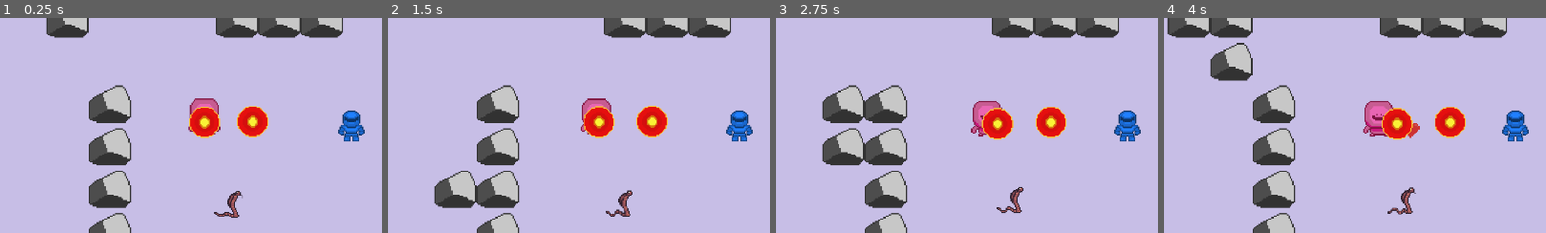
Above: before the commit, frames 1-4 (left to right).
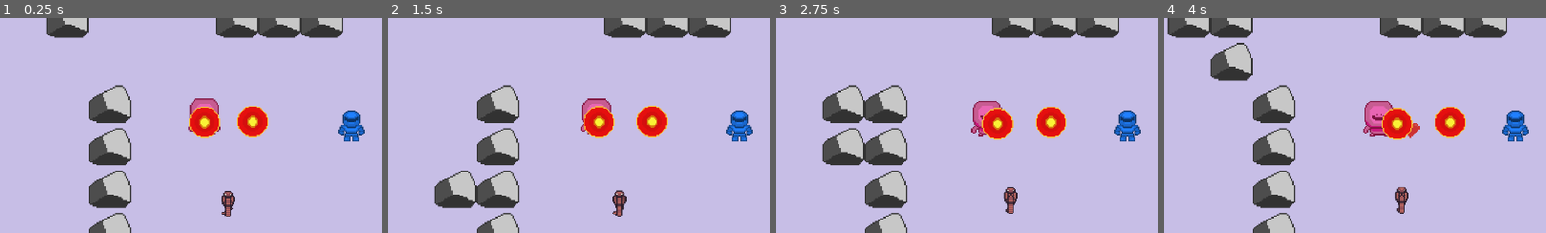
Above: after the commit, the same moments.

Repository: FREQ-E/Hanno
Game: Godot game, scene res://levels/test/test.tscn
The game is run twice, just before and just after one commit, with the same random seed, the same clock (stepped at 60 frames per second) and the same inputs. Sound files missing from this copy of the repository are replaced by a short silence.
Inputs:
- Up to frame 1 (0.25 s): no input
- Up to frame 2 (1.5 s): hold Right (fire_right) 0.53-1.28 s; hold Space (sprint) 0.53-1.28 s; hold Down (fire_down) from 1.28 s (still down); tap Space (sprint) at 1.35 s
- Up to frame 3 (2.75 s): release Down (fire_down) at 2.03 s; hold Right (fire_right) from 2.03 s (still down); hold Space (sprint) from 2.03 s (still down)
- Up to frame 4 (4 s): release Right (fire_right) at 2.78 s; release Space (sprint) at 2.78 s; hold Up (fire_up) 2.78-3.53 s; tap Space (sprint) at 2.85 s; hold Left (fire_left) from 3.53 s (still down); hold Space (sprint) from 3.53 s (still down)
The pictures show only the part of the screen within x 4-54%, y 24-74%; the shares and areas given below are measured in that part.

The runs differ from the first frame. In frame 1, 0.5% of the frame differs, in the area x 56-64%, y 80-93%; in frame 2, 0.5%; in frame 3, 0.5%; in frame 4, 0.5%, in the area x 58-66%, y 78-92%.
Error after the commit: Parse Error: Unknown class: "Damageable" (res://actors/death_handler.gd:1)

Commit message:
Refactored all player code

Diff:
--- a/actors/base_scripts/movement_input_2d.gd
+++ /dev/null
@@ -1,108 +0,0 @@
-# A quick node to allow a character to be controlled by user input
-# Must be a direct child of the Character
-class_name MovementInput2D
-extends Node
-
-
-signal dashed
-signal undashed
-
-export var default_speed := 5.0
-
-export var max_stamina := 5.0
-export var stamina_regen_rate := 0.5
-export var stamina_regen_delay := 1.0
-export var dash_stamina_usage := 1.0
-
-export var fast_speed := 10.0
-export var dash_speed := 20.0					# the speed the character travels during the dash
-export var dash_duration := 0.1					# how long the dash lasts
-export var dash_buffer := 0.2					# the window of time available in which sprint can be pressed and released to trigger the dash
-
-export var basis_node_path: NodePath			# If given, the user input will be transformed to be relative to the node given
-
-var basis_node: Node2D
-var movement_vector: Vector2
-var dashing := false setget set_dashing			# if true, the character will dash until an obstacle is hit (or if triggered through sprint, will self disable after dash_duration)
-var sprinting := false
-
-var _last_sprint_time_msecs: int				# the system time the last time the sprint button was pressed
-var _last_walk_time_msecs: int					# the system time the last time the sprint button was pressed
-
-onready var stamina := max_stamina setget set_stamina
-
-
-func set_stamina(value: float) -> void:
-	if value > max_stamina:
-		stamina = max_stamina
-
-	else:
-		stamina = value
-
-
-func set_dashing(value: bool) -> void:
-	if value != dashing:
-		if value:
-			movement_vector = movement_vector.normalized() * dash_speed
-			emit_signal("dashed")
-
-		else:
-			movement_vector = movement_vector.normalized() * default_speed
-			emit_signal("undashed")
-
-		get_parent().linear_velocity = movement_vector		# hard set the value for sharper velocity changes
-		dashing = value
-
-
-func _ready():
-	if not basis_node_path.is_empty():
-		basis_node = get_node(basis_node_path)
-
-
-func _input(event):
-	if event.is_action_pressed("sprint"):
-		_last_sprint_time_msecs = OS.get_system_time_msecs()
-		if stamina > 0:
-			sprinting = true
-
-	elif event.is_action_released("sprint"):
-		_last_walk_time_msecs = OS.get_system_time_msecs()
-		sprinting = false
-
-		if not dashing and not is_zero_approx(movement_vector.length()) and stamina > dash_stamina_usage and (_last_walk_time_msecs - _last_sprint_time_msecs) / 1000.0 <= dash_buffer:
-			stamina -= dash_stamina_usage
-			set_dashing(true)
-			yield(get_tree().create_timer(dash_duration), "timeout")
-			set_dashing(false)
-
-
-func _process(delta):
-	# the following magic with movement`vector allows finer control with joystick/joypad
-	if dashing:
-		if get_parent().is_on_wall():
-			set_dashing(false)
-
-	else:
-		var x := Input.get_action_strength("move right") - Input.get_action_strength("move left")
-		var y := Input.get_action_strength("move down") - Input.get_action_strength("move up")
-		movement_vector = Vector2(x, y).normalized() * max(abs(x), abs(y))
-
-		if sprinting:
-			movement_vector *= fast_speed
-			stamina -= delta
-
-			if stamina <= 0:
-				stamina = 0
-				sprinting = false
-
-		else:
-			movement_vector *= default_speed
-
-			if stamina < max_stamina and (OS.get_system_time_msecs() - _last_walk_time_msecs) / 1000.0 >= stamina_regen_delay:
-				set_stamina(stamina + stamina_regen_rate * delta)
-
-	if is_instance_valid(basis_node):
-		get_parent().movement_vector = basis_node.global_transform.basis_xform(movement_vector)
-
-	else:
-		get_parent().movement_vector = movement_vector
--- a/actors/base_scripts/sonorous_bullet.gd
+++ b/actors/base_scripts/sonorous_bullet.gd
@@ -10,7 +10,7 @@
 	queue_free()
 
 	if body.is_in_group(target_group):
-		body.get_node('Damageable').health -= damage
+		body.health_component.health -= damage
 
 		var sound_player := AudioStreamPlayer2D.new()
 		sound_player.transform = transform
--- a/actors/character_animator.gd
+++ b/actors/character_animator.gd
@@ -5,18 +5,23 @@
 export var default_movement_speed := 770.0				# The speed the parent has to move at such that the speed_scale is 1. Moving faster would cause the animation speed to speed up, and vice versa
 export var invert_x := false
 
-onready var _last_origin: Vector2 = get_parent().global_transform.origin
+var _first_frame := true
+var _last_origin: Vector2
 
 
-func _process(delta):
-	if is_zero_approx(get_parent().movement_vector.length()):
+func process_animation(delta: float, movement_vector: Vector2, new_origin: Vector2):
+	_first_frame = false
+
+	if is_zero_approx(movement_vector.length()):
 		stop()
 		frame = 1
 
 	elif delta > 0:
-		var angle := global_transform.basis_xform_inv(get_parent().movement_vector).angle()
-		var new_origin: Vector2 = get_parent().global_transform.origin
-		speed_scale = new_origin.distance_to(_last_origin) / delta / default_movement_speed
+		var angle := global_transform.basis_xform_inv(movement_vector).angle()
+
+		if not _first_frame:
+			speed_scale = new_origin.distance_to(_last_origin) / delta / default_movement_speed
+
 		_last_origin = new_origin
 
 		if angle < - PI / 4 and angle > - 3 * PI / 4:
--- a/actors/contact_damage.gd
+++ b/actors/contact_damage.gd
@@ -9,11 +9,11 @@
 var _timer: float
 
 
-func _physics_process(delta):
+func process_contact_damage(delta):
 	if _timer <= 0:
 		for node in get_overlapping_bodies():
 			if node.is_in_group(target_group):
-				node.get_node("Damageable").health -= damage
+				node.health_component.health -= damage
 				_timer = damage_rate
 
 	else:
--- a/actors/crystals/blue_crystal.tscn
+++ b/actors/crystals/blue_crystal.tscn
@@ -7,7 +7,7 @@
 
 
 func _handle_player_entered() -> void:
-		player.get_node(\"MovementInput2D\").stamina += value
+		player.stamina += value
 "
 
 [sub_resource type="RectangleShape2D" id=2]
@@ -38,6 +38,7 @@
 ]]
 collision_mask = 3
 script = SubResource( 1 )
+value = 2
 
 [node name="CollisionShape2D" type="CollisionShape2D" parent="."]
 shape = SubResource( 2 )
@@ -45,5 +46,5 @@
 [node name="AnimatedSprite" type="AnimatedSprite" parent="."]
 scale = Vector2( 3, 3 )
 frames = SubResource( 6 )
-frame = 1
+frame = 2
 playing = true
--- a/actors/crystals/crystal_body.gd
+++ b/actors/crystals/crystal_body.gd
@@ -24,4 +24,4 @@
 
 
 func _handle_player_entered() -> void:
-	player.get_node("CrystalManager").crystals += value
+	player.crystals += value
--- a/actors/crystals/green_crystal.tscn
+++ b/actors/crystals/green_crystal.tscn
@@ -7,7 +7,7 @@
 
 
 func _handle_player_entered() -> void:
-		player.get_node(\"Damageable\").health += value
+		player.health_component.health += value
 "
 
 [sub_resource type="RectangleShape2D" id=2]
--- a/actors/crystals/red_crystal.tscn
+++ b/actors/crystals/red_crystal.tscn
@@ -14,9 +14,8 @@
 		queue_free()
 
 	elif body == player:
-		var player_shooting: PlayerShooting = player.get_node(\"PlayerShooting\")
-		player_shooting.damage = value
-		player_shooting.buff_timer = buff_time
+		player.damage_buff = value
+		player.buff_timer = buff_time
 		queue_free()
 "
 
@@ -48,6 +47,7 @@
 ]]
 collision_mask = 3
 script = SubResource( 1 )
+value = 2
 
 [node name="CollisionShape2D" type="CollisionShape2D" parent="."]
 shape = SubResource( 2 )
@@ -55,5 +55,4 @@
 [node name="AnimatedSprite" type="AnimatedSprite" parent="."]
 scale = Vector2( 3, 3 )
 frames = SubResource( 6 )
-frame = 1
 playing = true
--- a/actors/dynamic_ysort.gd
+++ b/actors/dynamic_ysort.gd
@@ -2,12 +2,5 @@
 extends VisibilityNotifier2D
 
 
-func _ready():
-	set_process(false)
-	# warning-ignore-all:return_value_discarded
-	connect("screen_entered", self, "set_process", [true])
-	connect("screen_exited", self, "set_process", [false])
-
-
-func _process(_delta):
-	get_parent().z_index = int(clamp(get_viewport_transform().xform(get_parent().global_transform.origin).y, 0, INF))
+func get_z_index() -> int:
+	return int(clamp(get_viewport_transform().xform(get_parent().global_transform.origin).y, 0, INF))
--- a/actors/player1/crystal_manager.gd
+++ /dev/null
@@ -1,7 +0,0 @@
-# This node stores the number of crystals picked up (ONLY AS AN INTEGER, CAN BE CHANGED)
-# In the future, this node may also be responsible for building
-class_name CrystalManager
-extends Node
-
-
-export var crystals := 0
--- a/actors/player1/local_spawner.gd
+++ b/actors/player1/local_spawner.gd
@@ -13,10 +13,8 @@
 
 var instances: Array
 
-onready var player_origin: Vector2 = get_parent().global_transform.origin
 
-
-func _ready():
+func initialise_spawning(player_origin: Vector2):
 	var current_scene := get_tree().current_scene
 
 	for _i in range(max_instances):
@@ -40,10 +38,9 @@
 		current_scene.add_child(instance)
 
 
-func _process(_delta):
-	player_origin = get_parent().global_transform.origin
+func process_spawning(player_origin: Vector2):
+	var i := 0
 
-	var i := 0
 	while i < instances.size():
 		var instance: Node2D = instances[i]
 
--- a/actors/player1/player1.tscn
+++ b/actors/player1/player1.tscn
@@ -1,7 +1,5 @@
-[gd_scene load_steps=36 format=2]
-
-[ext_resource path="res://actors/base_scripts/character2d.gd" type="Script" id=1]
-[ext_resource path="res://actors/base_scripts/movement_input_2d.gd" type="Script" id=2]
+[gd_scene load_steps=34 format=2]
+
 [ext_resource path="res://actors/player1/player shooting sound.wav" type="AudioStream" id=3]
 [ext_resource path="res://actors/player1/Side-Sheet.png" type="Texture" id=4]
 [ext_resource path="res://actors/character_animator.gd" type="Script" id=5]
@@ -9,7 +7,6 @@
 [ext_resource path="res://actors/player1/Back-Sheet.png" type="Texture" id=7]
 [ext_resource path="res://actors/ui1/ui1.tscn" type="PackedScene" id=8]
 [ext_resource path="res://actors/player1/player_shooting.gd" type="Script" id=9]
-[ext_resource path="res://actors/player1/crystal_manager.gd" type="Script" id=10]
 [ext_resource path="res://actors/player1/local_spawner.gd" type="Script" id=11]
 [ext_resource path="res://actors/crystals/green_crystal.tscn" type="PackedScene" id=12]
 [ext_resource path="res://actors/crystals/blue_crystal.tscn" type="PackedScene" id=13]
@@ -38,77 +35,210 @@
 shader = SubResource( 1 )
 shader_param/invert = false
 
-[sub_resource type="AtlasTexture" id=3]
+[sub_resource type="GDScript" id=3]
+script/source = "extends Character2D
+
+
+signal dashed
+signal undashed
+
+export var default_speed := 770.0
+
+export var max_stamina := 5.0
+export var stamina_regen_rate := 0.5
+export var stamina_regen_delay := 1.0
+export var dash_stamina_usage := 1.0
+
+export var fast_speed := 1170.0
+export var dash_speed := 2000.0					# the speed the character travels during the dash
+export var dash_duration := 0.1					# how long the dash lasts
+export var dash_buffer := 0.2					# the window of time available in which sprint can be pressed and released to trigger the dash
+
+export var crystals: int
+
+var basis_node: Node2D
+var dashing := false setget set_dashing			# if true, the character will dash until an obstacle is hit (or if triggered through sprint, will self disable after dash_duration)
+var sprinting := false
+var damage_buff := 1.0
+var buff_timer: float
+
+var _last_sprint_time_msecs: int				# the system time the last time the sprint button was pressed
+var _last_walk_time_msecs: int					# the system time the last time the sprint button was pressed
+
+onready var stamina := max_stamina setget set_stamina
+
+onready var animator: CharacterAnimator = $CharacterAnimator
+onready var shooting: Shooter = $Shooter
+onready var health_component: HealthComponent = $HealthComponent
+onready var local_spawner: LocalSpawner = $LocalSpawner
+onready var dynamic_ysort: DynamicYSort = $DynamicYSort
+
+
+func set_stamina(value: float) -> void:
+	if value > max_stamina:
+		stamina = max_stamina
+
+	else:
+		stamina = value
+
+
+func set_dashing(value: bool) -> void:
+	if value != dashing:
+		if value:
+			movement_vector = movement_vector.normalized() * dash_speed
+			emit_signal(\"dashed\")
+
+		else:
+			movement_vector = movement_vector.normalized() * default_speed
+			emit_signal(\"undashed\")
+
+		linear_velocity = movement_vector		# hard set the value for sharper velocity changes
+		dashing = value
+
+
+func _ready():
+	local_spawner.initialise_spawning(global_transform.origin)
+
+
+func _input(event):
+	if event.is_action_pressed(\"sprint\"):
+		_last_sprint_time_msecs = OS.get_system_time_msecs()
+		if stamina > 0:
+			sprinting = true
+
+	elif event.is_action_released(\"sprint\"):
+		_last_walk_time_msecs = OS.get_system_time_msecs()
+		sprinting = false
+
+		if not dashing and not is_zero_approx(movement_vector.length()) and stamina > dash_stamina_usage and (_last_walk_time_msecs - _last_sprint_time_msecs) / 1000.0 <= dash_buffer:
+			stamina -= dash_stamina_usage
+			set_dashing(true)
+			yield(get_tree().create_timer(dash_duration), \"timeout\")
+			set_dashing(false)
+
+
+func _process(delta):
+	# the following magic with movement`vector allows finer control with joystick/joypad
+	if dashing:
+		if is_on_wall():
+			set_dashing(false)
+
+	else:
+		var x := Input.get_action_strength(\"move right\") - Input.get_action_strength(\"move left\")
+		var y := Input.get_action_strength(\"move down\") - Input.get_action_strength(\"move up\")
+		movement_vector = Vector2(x, y).normalized() * max(abs(x), abs(y))
+
+		if sprinting:
+			movement_vector *= fast_speed
+			stamina -= delta
+
+			if stamina <= 0:
+				stamina = 0
+				sprinting = false
+
+		else:
+			movement_vector *= default_speed
+
+			if stamina < max_stamina and (OS.get_system_time_msecs() - _last_walk_time_msecs) / 1000.0 >= stamina_regen_delay:
+				set_stamina(stamina + stamina_regen_rate * delta)
+
+	var current_origin := global_transform.origin
+	animator.process_animation(delta, movement_vector, current_origin)
+
+	if shooting.can_fire:
+		if Input.is_action_pressed(\"fire_up\"):
+			shooting.shoot(Vector2.UP, damage_buff)
+
+		elif Input.is_action_pressed(\"fire_left\"):
+			shooting.shoot(Vector2.LEFT, damage_buff)
+
+		elif Input.is_action_pressed(\"fire_down\"):
+			shooting.shoot(Vector2.DOWN, damage_buff)
+
+		elif Input.is_action_pressed(\"fire_right\"):
+			shooting.shoot(Vector2.RIGHT, damage_buff)
+
+	local_spawner.process_spawning(current_origin)
+	z_index = dynamic_ysort.get_z_index()
+
+	if buff_timer > 0:
+		buff_timer -= delta
+
+	else:
+		damage_buff = 1.0
+"
+
+[sub_resource type="AtlasTexture" id=4]
 atlas = ExtResource( 4 )
 region = Rect2( 0, 0, 32, 32 )
 
-[sub_resource type="AtlasTexture" id=4]
+[sub_resource type="AtlasTexture" id=5]
 atlas = ExtResource( 4 )
 region = Rect2( 32, 0, 32, 32 )
 
-[sub_resource type="AtlasTexture" id=5]
+[sub_resource type="AtlasTexture" id=6]
 atlas = ExtResource( 4 )
 region = Rect2( 64, 0, 32, 32 )
 
-[sub_resource type="AtlasTexture" id=6]
+[sub_resource type="AtlasTexture" id=7]
 atlas = ExtResource( 4 )
 region = Rect2( 96, 0, 32, 32 )
 
-[sub_resource type="AtlasTexture" id=7]
+[sub_resource type="AtlasTexture" id=8]
+atlas = ExtResource( 7 )
+region = Rect2( 0, 0, 32, 32 )
+
+[sub_resource type="AtlasTexture" id=9]
+atlas = ExtResource( 7 )
+region = Rect2( 32, 0, 32, 32 )
+
+[sub_resource type="AtlasTexture" id=10]
+atlas = ExtResource( 7 )
+region = Rect2( 64, 0, 32, 32 )
+
+[sub_resource type="AtlasTexture" id=11]
+atlas = ExtResource( 7 )
+region = Rect2( 96, 0, 32, 32 )
+
+[sub_resource type="AtlasTexture" id=12]
 atlas = ExtResource( 6 )
 region = Rect2( 0, 0, 32, 32 )
 
-[sub_resource type="AtlasTexture" id=8]
+[sub_resource type="AtlasTexture" id=13]
 atlas = ExtResource( 6 )
 region = Rect2( 32, 0, 32, 32 )
 
-[sub_resource type="AtlasTexture" id=9]
+[sub_resource type="AtlasTexture" id=14]
 atlas = ExtResource( 6 )
 region = Rect2( 64, 0, 32, 32 )
 
-[sub_resource type="AtlasTexture" id=10]
+[sub_resource type="AtlasTexture" id=15]
 atlas = ExtResource( 6 )
 region = Rect2( 96, 0, 32, 32 )
 
-[sub_resource type="AtlasTexture" id=11]
-atlas = ExtResource( 7 )
-region = Rect2( 0, 0, 32, 32 )
-
-[sub_resource type="AtlasTexture" id=12]
-atlas = ExtResource( 7 )
-region = Rect2( 32, 0, 32, 32 )
-
-[sub_resource type="AtlasTexture" id=13]
-atlas = ExtResource( 7 )
-region = Rect2( 64, 0, 32, 32 )
-
-[sub_resource type="AtlasTexture" id=14]
-atlas = ExtResource( 7 )
-region = Rect2( 96, 0, 32, 32 )
-
-[sub_resource type="SpriteFrames" id=15]
+[sub_resource type="SpriteFrames" id=16]
 animations = [ {
-"frames": [ SubResource( 3 ), SubResource( 4 ), SubResource( 5 ), SubResource( 6 ) ],
+"frames": [ SubResource( 4 ), SubResource( 5 ), SubResource( 6 ), SubResource( 7 ) ],
 "loop": true,
 "name": "walk_side",
 "speed": 10.0
 }, {
-"frames": [ SubResource( 7 ), SubResource( 8 ), SubResource( 9 ), SubResource( 10 ) ],
+"frames": [ SubResource( 8 ), SubResource( 9 ), SubResource( 10 ), SubResource( 11 ) ],
+"loop": true,
+"name": "walk_up",
+"speed": 10.0
+}, {
+"frames": [ SubResource( 12 ), SubResource( 13 ), SubResource( 14 ), SubResource( 15 ) ],
 "loop": true,
 "name": "walk_down",
 "speed": 10.0
-}, {
-"frames": [ SubResource( 11 ), SubResource( 12 ), SubResource( 13 ), SubResource( 14 ) ],
-"loop": true,
-"name": "walk_up",
-"speed": 10.0
 } ]
 
-[sub_resource type="CircleShape2D" id=16]
+[sub_resource type="CircleShape2D" id=17]
 radius = 32.9877
 
-[sub_resource type="GDScript" id=17]
-script/source = "extends Damageable
+[sub_resource type="GDScript" id=18]
+script/source = "extends HealthComponent
 
 
 func _ready():
@@ -131,36 +261,30 @@
 ]]
 material = SubResource( 2 )
 collision_layer = 2
-script = ExtResource( 1 )
+script = SubResource( 3 )
 
 [node name="CharacterAnimator" type="AnimatedSprite" parent="."]
 use_parent_material = true
 position = Vector2( 0, -15.801 )
 scale = Vector2( 3, 3 )
-frames = SubResource( 15 )
+frames = SubResource( 16 )
 animation = "walk_down"
-frame = 3
+frame = 2
 playing = true
 script = ExtResource( 5 )
 
 [node name="CollisionShape2D" type="CollisionShape2D" parent="."]
-shape = SubResource( 16 )
-
-[node name="MovementInput2D" type="Node" parent="."]
-script = ExtResource( 2 )
-default_speed = 770.0
-fast_speed = 1170.0
-dash_speed = 2000.0
-
-[node name="PlayerShooting" type="Node2D" parent="."]
+shape = SubResource( 17 )
+
+[node name="Shooter" type="Node2D" parent="."]
 script = ExtResource( 9 )
 fire_rate = 0.35
 sound = ExtResource( 3 )
 
 [node name="UI1" parent="." instance=ExtResource( 8 )]
 
-[node name="Damageable" type="Node" parent="."]
-script = SubResource( 17 )
+[node name="HealthComponent" type="Node" parent="."]
+script = SubResource( 18 )
 
 [node name="Targets" type="Node2D" parent="."]
 position = Vector2( 0, -142.128 )
@@ -175,14 +299,11 @@
 position = Vector2( -142.128, 142.128 )
 
 [node name="Position2D4" type="Position2D" parent="Targets"]
-
-[node name="CrystalManager" type="Node" parent="."]
-script = ExtResource( 10 )
 
 [node name="LocalSpawner" type="Node" parent="."]
 script = ExtResource( 11 )
 scenes = [ ExtResource( 12 ), ExtResource( 13 ), ExtResource( 14 ), ExtResource( 15 ), ExtResource( 16 ) ]
-probability_curve = SubResource( 18 )
+probability_curve = SubResource( 19 )
 min_distance = 1500.0
 max_distance = 2500.0
 max_instances = 15
--- a/actors/player1/player_shooting.gd
+++ b/actors/player1/player_shooting.gd
@@ -1,6 +1,6 @@
 # A quick node to allow a controllabe Character to shoot
 # Must be a direct child of the Character
-class_name PlayerShooting
+class_name Shooter
 extends Node2D
 
 
@@ -11,40 +11,11 @@
 export var sound: AudioStream
 
 var can_fire := true
-var buff_timer: float
-
-onready var default_damage := damage
 
 
-func _process(delta):
-	if buff_timer > 0:
-		buff_timer -= delta
-
-		if buff_timer <= 0:
-			damage = default_damage
-
-	if not can_fire:
-		return
-
-	var dir : Vector2
-
-	if Input.is_action_pressed("fire_up"):
-		dir = Vector2.UP
-
-	elif Input.is_action_pressed("fire_left"):
-		dir = Vector2.LEFT
-
-	elif Input.is_action_pressed("fire_down"):
-		dir = Vector2.DOWN
-
-	elif Input.is_action_pressed("fire_right"):
-		dir = Vector2.RIGHT
-
-	else:
-		return
-
+func shoot(dir: Vector2, buff:=1.0) -> void:
 	var bullet_instance = bullet_scene.instance()
-	bullet_instance.damage = damage
+	bullet_instance.damage = damage * buff
 	bullet_instance.transform = global_transform
 	bullet_instance.linear_velocity = dir * bullet_speed
 	get_tree().current_scene.add_child(bullet_instance)
--- a/actors/ui1/ui1.tscn
+++ b/actors/ui1/ui1.tscn
@@ -11,13 +11,13 @@
 extends TextureProgress
 
 
-var health_source: Damageable
+var health_source: HealthComponent
 
 
 # Called when the node enters the scene tree for the first time.
 func _ready():
 	# warning-ignore-all:return_value_discarded
-	health_source = GlobalFuncs.yield_and_get_group(\"Player\")[0].get_node(\"Damageable\")
+	health_source = GlobalFuncs.yield_and_get_group(\"Player\")[0].get_node(\"HealthComponent\")
 	health_source.connect(\"healed\", self, \"update_progress\")
 	health_source.connect(\"damaged\", self, \"update_progress\")
 	update_progress(null)
@@ -31,12 +31,7 @@
 script/source = "extends TextureProgress
 
 
-var stamina_source: MovementInput2D
-
-
-# Called when the node enters the scene tree for the first time.
-func _ready():
-	stamina_source = GlobalFuncs.yield_and_get_group(\"Player\")[0].get_node(\"MovementInput2D\")
+onready var stamina_source = GlobalFuncs.yield_and_get_group(\"Player\")[0]
 
 
 func _process(_delta) -> void:
--- a/combat_scripts/damageable.gd
+++ b/combat_scripts/health_component.gd
@@ -1,5 +1,5 @@
 # Adds health functionality to the parent
-class_name Damageable
+class_name HealthComponent
 extends Node
 
 
--- a/levels/test/test.tscn
+++ b/levels/test/test.tscn
@@ -48,6 +48,17 @@
 [node name="Player1" parent="." instance=ExtResource( 2 )]
 material = SubResource( 2 )
 position = Vector2( 792.519, 400 )
+acceleration_weight = 12.0
+brake_weight = 18.0
+default_speed = 770.0
+max_stamina = 5.0
+stamina_regen_rate = 0.5
+stamina_regen_delay = 1.0
+dash_stamina_usage = 1.0
+fast_speed = 1170.0
+dash_speed = 2000.0
+dash_duration = 0.1
+dash_buffer = 0.2
 
 [node name="Camera2D" type="Camera2D" parent="Player1"]
 current = true
--- a/project.godot
+++ b/project.godot
@@ -45,21 +45,11 @@
 "path": "res://actors/crystals/crystal_body.gd"
 }, {
 "base": "Node",
-"class": "CrystalManager",
-"language": "GDScript",
-"path": "res://actors/player1/crystal_manager.gd"
-}, {
-"base": "Node",
 "class": "DamageHue",
 "language": "GDScript",
 "path": "res://combat_scripts/damage_hue.gd"
 }, {
-"base": "Node",
-"class": "Damageable",
-"language": "GDScript",
-"path": "res://combat_scripts/damageable.gd"
-}, {
-"base": "Damageable",
+"base": "HealthComponent",
 "class": "DeathHandler",
 "language": "GDScript",
 "path": "res://actors/death_handler.gd"
@@ -84,6 +74,11 @@
 "language": "GDScript",
 "path": "res://ai/goto.gd"
 }, {
+"base": "Node",
+"class": "HealthComponent",
+"language": "GDScript",
+"path": "res://combat_scripts/health_component.gd"
+}, {
 "base": "Node2D",
 "class": "InstanceManager",
 "language": "GDScript",
@@ -94,21 +89,11 @@
 "language": "GDScript",
 "path": "res://actors/player1/local_spawner.gd"
 }, {
-"base": "Reference",
-"class": "MovementInput2D",
-"language": "GDScript",
-"path": "res://actors/base_scripts/movement_input_2d.gd"
-}, {
 "base": "RayCast2D",
 "class": "NodeSight2D",
 "language": "GDScript",
 "path": "res://ai/node_sight2d.gd"
 }, {
-"base": "Node2D",
-"class": "PlayerShooting",
-"language": "GDScript",
-"path": "res://actors/player1/player_shooting.gd"
-}, {
 "base": "TileMap",
 "class": "RandomTileMap",
 "language": "GDScript",
@@ -119,7 +104,12 @@
 "language": "GDScript",
 "path": "res://levels/scene_tile_map.gd"
 }, {
-"base": "Reference",
+"base": "Node2D",
+"class": "Shooter",
+"language": "GDScript",
+"path": "res://actors/player1/player_shooting.gd"
+}, {
+"base": "BaseBullet",
 "class": "SonorousBullet",
 "language": "GDScript",
 "path": "res://actors/base_scripts/sonorous_bullet.gd"
@@ -157,21 +147,19 @@
 "ContactDamage": "",
 "CrowGoto": "",
 "CrystalBody": "",
-"CrystalManager": "",
 "DamageHue": "",
-"Damageable": "",
 "DeathHandler": "",
 "DynamicYSort": "",
 "EnemyShooting": "",
 "FaceMovement2D": "",
 "Goto": "",
+"HealthComponent": "",
 "InstanceManager": "",
 "LocalSpawner": "",
-"MovementInput2D": "",
 "NodeSight2D": "",
-"PlayerShooting": "",
 "RandomTileMap": "",
 "SceneTileMap": "",
+"Shooter": "",
 "SonorousBullet": "",
 "SpawnFlag": "",
 "State": "",
Not shown: 1 places in actors/player1/player1.tscn that only renumber resources
